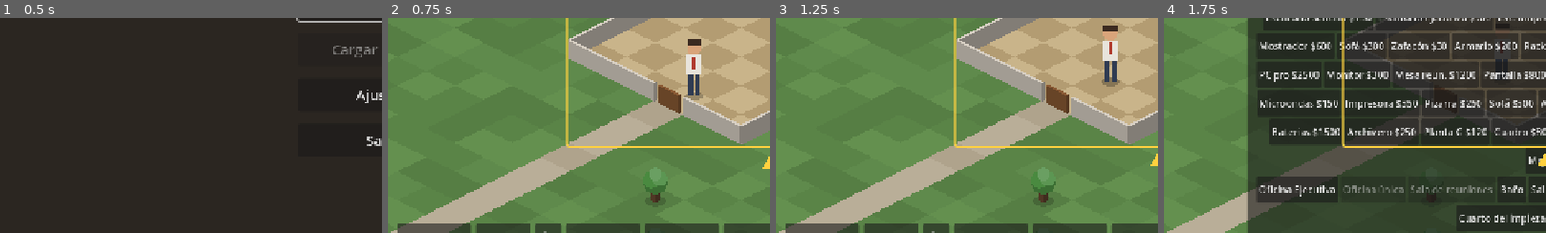
Above: before the commit, frames 1-4 (left to right).
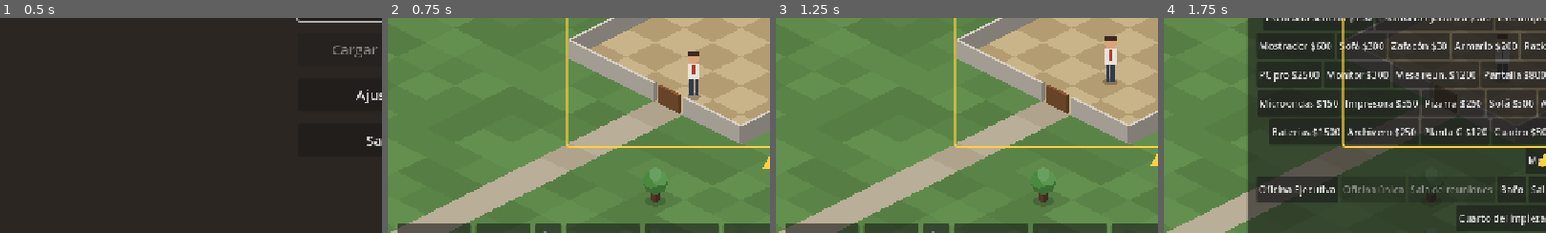
Above: after the commit, the same moments.

Repository: xlCyanz/quincena-office
Game: Godot game, scene res://scenes/main_menu.tscn
Two runs of this game, one before a commit and one after it. Both use one fixed random seed, a clock stepped at 60 frames per second and the inputs below.
Inputs:
- Up to frame 1 (0.5 s): no input
- Up to frame 2 (0.75 s): click "Nueva partida" at 0.5 s
- Up to frame 3 (1.25 s): no input
- Up to frame 4 (1.75 s): click "Construir" at 1.25 s
The pictures show only the part of the screen within x 0-50%, y 44-94%; the shares and areas given below are measured in that part.

Frame 1 is identical in both runs. In frame 2, 0.6% of the frame differs, in the area x 77-83%, y 9-39%; in frame 3, 0.7%, in the area x 85-90%, y 3-32%; in frame 4, 0.2%.

Commit message:
Personas a la escala de los muebles
El muñeco de OfficeCharacter se dibuja al 80 % (BODY_SCALE): unos 50 px de pie
junto a un escritorio de 22 px. Sentado la cadera sigue sobre el asiento, el
icono de estado mantiene su tamaño y la zona de clic se achica igual.

Co-Authored-By: Claude Opus 5.5 <noreply@anthropic.com>

Diff:
--- a/scripts/characters/office_character.gd
+++ b/scripts/characters/office_character.gd
@@ -14,10 +14,14 @@
 ## STEPPING_OUT: sale del edificio a buscar un baño (faltan inodoros, hito 52) y vuelve.
 enum Activity { AWAY, WALKING_TO_DESK, SEATED, WALKING_OUT, STEPPING_OUT }
 
-# Arte provisional: colores y medidas del muñeco (unos 32×64 px de pie).
+# Arte provisional: colores y medidas del muñeco (dibujado a unos 32×64 px de pie y
+# achicado por BODY_SCALE para que quede a la escala de los muebles).
 const PANTS_COLOR := Color("2f3b52")
 const SHADOW_COLOR := Color(0.0, 0.0, 0.0, 0.25)
 const SEAT_HEIGHT_PX: float = 14.0
+## Escala del muñeco: con 0.8 mide unos 50 px de pie, 1.7 m al lado de un escritorio de
+## 22 px (75 cm). El asiento queda a la altura de la silla y el icono de estado no se achica.
+const BODY_SCALE: float = 0.8
 ## Iconos de estado (hito 57, Staff.get_status_icon): color del globo y signo.
 const STATUS_ICONS: Dictionary[String, Array] = {
 	"no_station": [Color("8a8f99"), "?"],
@@ -28,8 +32,8 @@
 }
 const ICON_RADIUS: float = 7.0
 const ICON_FONT_SIZE: int = 11
-## Zona en la que un clic toca al personaje, relativa a su punto de apoyo.
-const CLICK_AREA := Rect2(-12.0, -62.0, 24.0, 66.0)
+## Zona en la que un clic toca al personaje, relativa a su punto de apoyo (ya con BODY_SCALE).
+const CLICK_AREA := Rect2(-10.0, -52.0, 20.0, 56.0)
 
 ## Quién es: "ceo" o Staff.employee_key(id) (lo mismo que assigned_to en su silla).
 var person_key: String = ""
@@ -251,6 +255,10 @@
 # Sentado, la cadera queda sobre el asiento y las piernas cuelgan por delante.
 func _draw() -> void:
 	var seated: bool = activity == Activity.SEATED
+	# Sentado, la cadera tiene que quedar sobre el asiento aunque el cuerpo se achique.
+	var lift: float = -SEAT_HEIGHT_PX * (1.0 - BODY_SCALE) if seated else 0.0
+	var body := Transform2D(0.0, Vector2.ONE * BODY_SCALE, 0.0, Vector2(0.0, lift))
+	draw_set_transform_matrix(body)
 	var hip_y: float = -24.0
 	if seated:
 		hip_y = -SEAT_HEIGHT_PX
@@ -259,9 +267,9 @@
 		draw_rect(Rect2(2.0, hip_y + 2.0, 4.0, 10.0), PANTS_COLOR)
 		hip_y -= 4.0
 	else:
-		draw_set_transform(Vector2.ZERO, 0.0, Vector2(1.0, 0.5))
+		draw_set_transform(Vector2.ZERO, 0.0, Vector2(BODY_SCALE, 0.5 * BODY_SCALE))
 		draw_circle(Vector2.ZERO, 10.0, SHADOW_COLOR)
-		draw_set_transform(Vector2.ZERO)
+		draw_set_transform_matrix(body)
 		draw_rect(Rect2(-7.0, hip_y, 6.0, 24.0), PANTS_COLOR)
 		draw_rect(Rect2(1.0, hip_y, 6.0, 24.0), PANTS_COLOR)
 	var torso := Rect2(-9.0, hip_y - 22.0, 18.0, 22.0)
@@ -271,8 +279,9 @@
 	var head_center := Vector2(0.0, torso.position.y - 8.0)
 	draw_circle(head_center, 8.0, skin_color)
 	draw_rect(Rect2(head_center.x - 8.0, head_center.y - 9.0, 16.0, 6.0), hair_color)
+	draw_set_transform(Vector2.ZERO)
 	if not status_icon.is_empty():
-		_draw_status_icon(head_center + Vector2(10.0, -14.0))
+		_draw_status_icon(body * head_center + Vector2(9.0, -12.0))
 
 
 # Globo con el signo del icono de estado, arriba a la derecha de la cabeza.
Not shown, changed: CLAUDE.md
